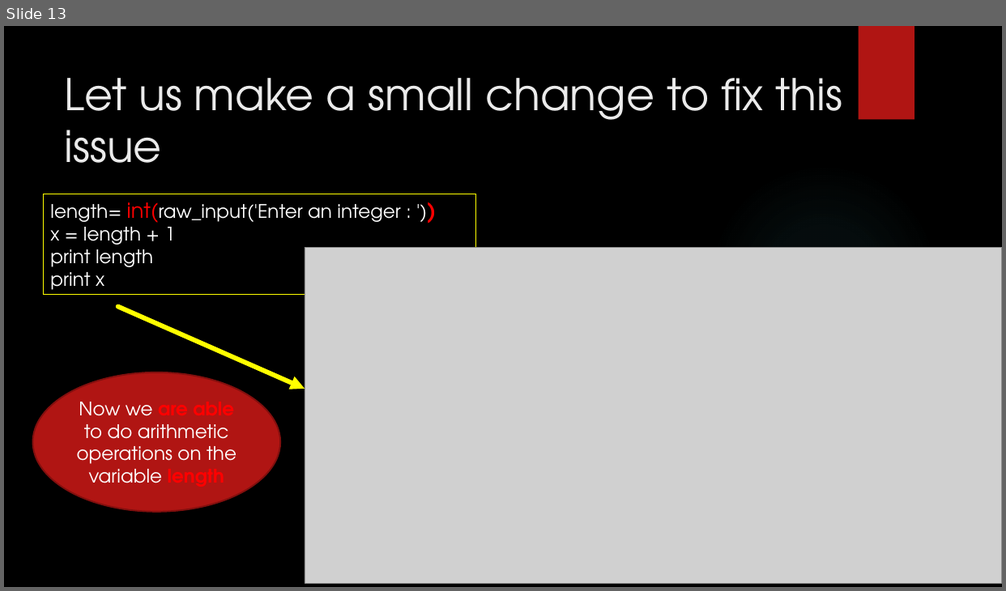
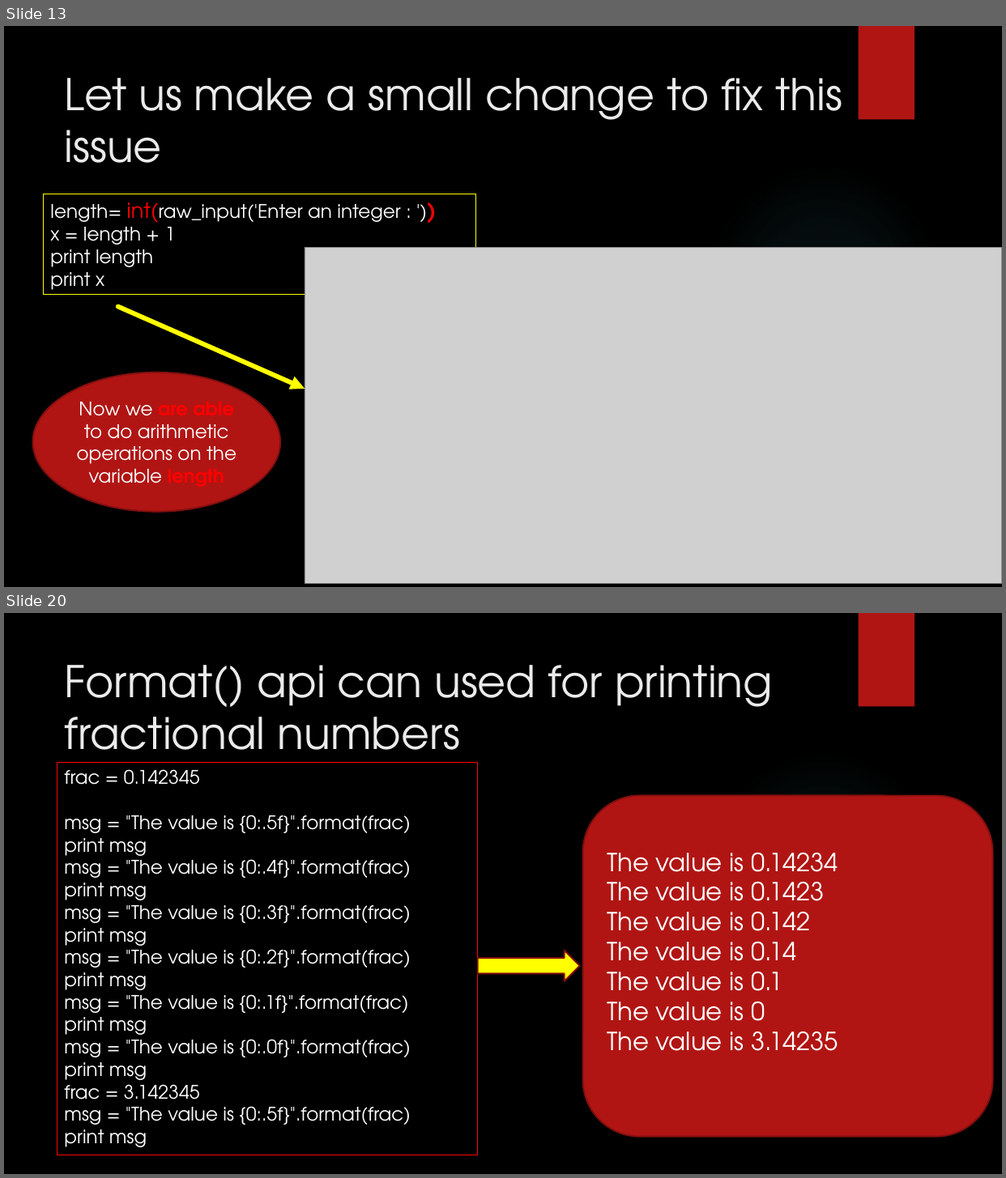
Before and after one commit to girishsukukumar/python, a slide deck: 2. Python.pptx. Shown one above the other, each under a label of ours: slide 13 before the commit, slides 13 and 20 after it; the slides between them are not shown. The pictures are 1006x591 and 1006x1178 pixels, drawn with LibreOffice and Linux fonts; fonts in the diff are those of the drawing; grey boxes stand for pictures; background and template pictures are left out. Boxes give left, top, right and bottom in pixels: in the first picture for what was removed or moved away, otherwise in the second. Text is boxed around its words. In the diff, an @@ line names an element or a change of style, - is before the commit and + after.

```diff
--- a/2. Python.pptx
+++ b/2. Python.pptx
@@ slide 20 added at (4,613,1002,1174), background picture (left out); not listed: 2 template elements that a slide beside it also shows @@
@@ title added at (65,665,773,770), 42 pt, text #EBEBEB @@
+Format() api can used for printing fractional numbers
@@ rectangle added at (57,762,478,1155), outline #FF0000 0.75 pt, 18 pt, text #FFFFFF @@
+frac = 0.142345
+msg = "The value is {0:.5f}".format(frac)
+print msg
+msg = "The value is {0:.4f}".format(frac)
+print msg
+msg = "The value is {0:.3f}".format(frac)
+print msg
+msg = "The value is {0:.2f}".format(frac)
+print msg
+msg = "The value is {0:.1f}".format(frac)
+print msg
+msg = "The value is {0:.0f}".format(frac)
+print msg
+frac = 3.142345
+msg = "The value is {0:.5f}".format(frac)
+print msg
@@ rounded rectangle added at (582,796,993,1137), fill #B01513, outline #82100E 1.5 pt, 24 pt, text #FFFFFF @@
+The value is 0.14234
+The value is 0.1423
+The value is 0.142
+The value is 0.14
+The value is 0.1
+The value is 0
+The value is 3.14235
@@ right arrow added at (478,951,580,982), fill #FFFF00, outline #82100E 1.5 pt @@
```
Also in this commit, not shown: 10 other slides added, 1 other file.
